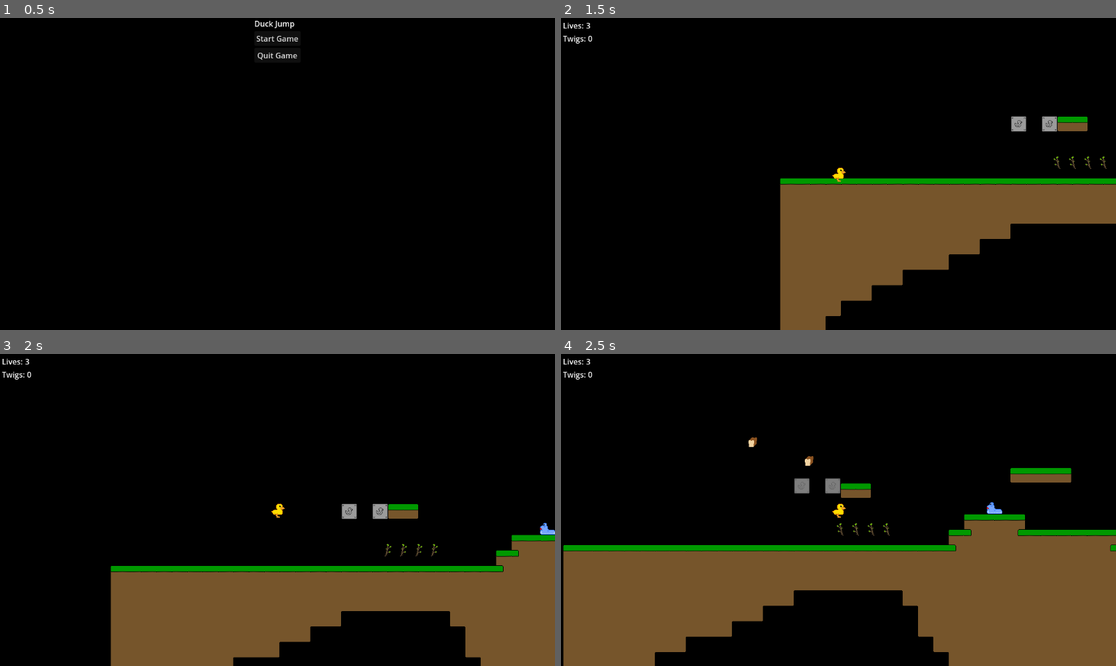
Above: before the commit, frames 1-4 (two rows, left to right).
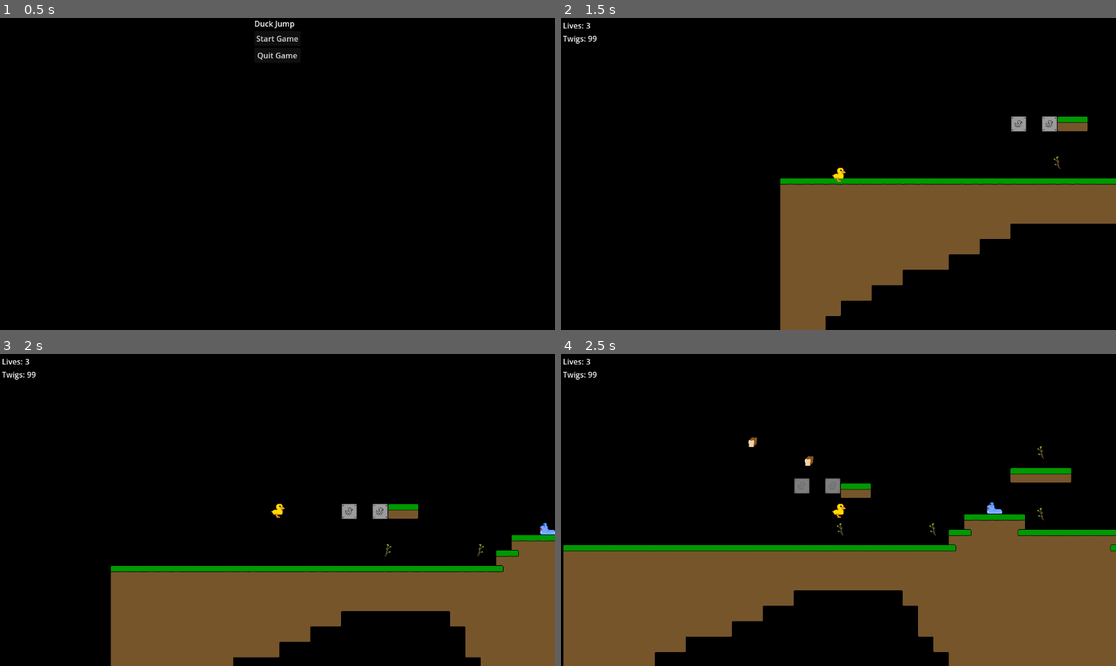
Above: after the commit, the same moments.

Repository: JakeSlaght/ducky-platformer-godot
Game: Godot game, scene res://main.tscn
The game is run twice, just before and just after one commit, with the same random seed, the same clock (stepped at 60 frames per second) and the same inputs.
Inputs:
- Up to frame 1 (0.5 s): no input
- Up to frame 2 (1.5 s): click "Start Game" at 0.5 s; tap Enter at 1.25 s; hold D (right) from 1.28 s (still down); tap Space (fire) at 1.35 s
- Up to frame 3 (2 s): keep holding D (right); tap W (jump) at 1.52 s
- Up to frame 4 (2.5 s): keep holding D (right); tap Space (fire) at 2.1 s; tap W (jump) at 2.27 s

Frame 1 is identical in both runs. In frame 2, less than 0.1% of the frame differs, in the area x 4-99%, y 5-49%; in frame 3, less than 0.1%; in frame 4, 0.1%, in the area x 4-87%, y 5-59%.

Commit message:
feat: added in the math to add a duck life per 100 twigs and reset twig counter

Diff:
--- a/duck/duck.gd
+++ b/duck/duck.gd
@@ -114,7 +114,6 @@
 		die()
 
 	if lives > 0:
-		print_debug('need to reload the current level')
 		Loader.load_game()
 		get_tree().reload_current_scene()
 	else:
@@ -131,6 +130,11 @@
 func death_timeout() -> void:
 	#get_tree().reload_current_scene()
 	pass
+
+func add_life() -> void:
+	var updated_life = lives + 1
+	lives = updated_life
+	SignalBus.update_lives_counter.emit(lives)
 
 func become_big() -> void:
 	Global.current_state = Global.PlayerState.BIG
@@ -149,11 +153,9 @@
 
 func _fire_thong() -> void:
 	is_firing_acorn = true
-	print('firing off acorn')
 	var acorn = load("res://acorn.tscn").instantiate()
 	acorn.global_position = Vector2(self.global_position.x, self.global_position.y - 15)
 	acorn.set('velocity', Vector2(500 * player_direction, 0))
-	print('acorn fired')
 	get_parent().add_child(acorn)
 	##TODO: create acorn firing
 	#animated_sprite_2d.play('acorn_fire')
--- a/enemy.gd
+++ b/enemy.gd
@@ -16,6 +16,5 @@
 
 func _on_hitbox_body_entered(body: Node2D) -> void:
 	if body.is_in_group('player'):
-		print_debug('test')
 		is_alive = false
 		queue_free()
--- a/menu.gd
+++ b/menu.gd
@@ -18,12 +18,10 @@
 func _on_game_pressed() -> void:
 	game_data = Loader.load_game()
 	if !game_data:
-		print_debug('create a starting world!')
 		_start_new_game()
 
-	print_debug('load in the map and data')
 	_load_game(game_data)
-	SignalBus.update_twigs_counter.emit(Global.twigs_total)
+	SignalBus.update_twigs_counter.emit(0)
 	game.visible = true
 	hud.visible = true
 	menus.visible = false
--- a/singletons/global.gd
+++ b/singletons/global.gd
@@ -2,7 +2,7 @@
 
 enum PlayerState { SMALL, BIG, ACORN }
 var current_state: PlayerState = PlayerState.SMALL
-var twigs_total: int = 0
+var twigs_total: int = 99
 
 func spawn_bread(position: Vector2) -> void:
 	var load_of_bread_scene = load("res://load_of_bread.tscn")
@@ -15,3 +15,12 @@
 	var acorn_powerup = acorn_powerup_scene.instantiate()
 	acorn_powerup.global_position = position
 	get_tree().root.add_child(acorn_powerup)
+
+func add_duck_life() -> bool:
+	var remaining_twigs = twigs_total - 100
+	if remaining_twigs >= 0:
+		twigs_total = remaining_twigs
+		SignalBus.update_twigs_counter.emit(0)
+		return true
+
+	return false
--- a/twig.gd
+++ b/twig.gd
@@ -1,5 +1,8 @@
 extends Area2D
 
 func _on_hitbox_body_entered(body: Node2D) -> void:
-	SignalBus.update_twigs_counter.emit(1)
-	queue_free()
+	if body.is_in_group('player'):
+		SignalBus.update_twigs_counter.emit(1)
+		if Global.add_duck_life():
+			body.add_life()
+		queue_free()
Binary file changed: images/test.png
